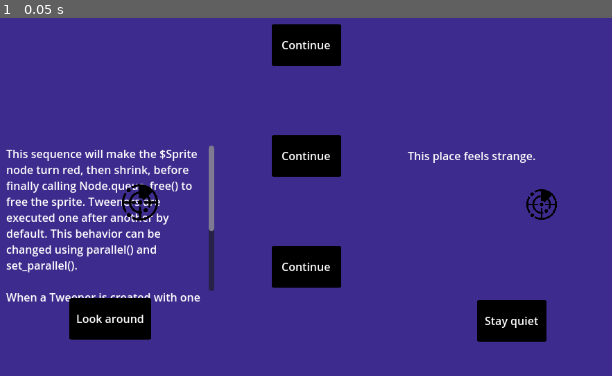
Above: before the commit, frame 1.
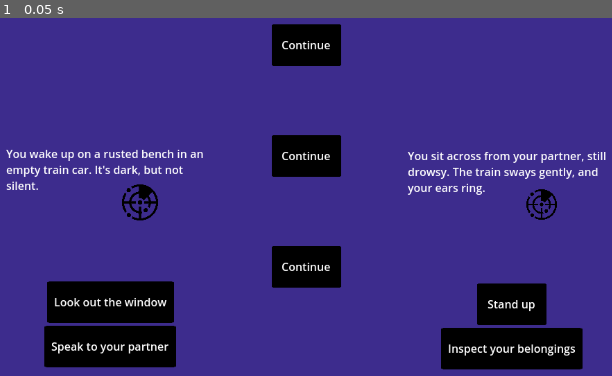
Above: after the commit, the same moment.

Repository: abhikhasnain1/QRF-Project
Game: Godot game, scene res://Scenes/Main.tscn
Two runs of this game, one before a commit and one after it. Both use one fixed random seed, a clock stepped at 60 frames per second and the inputs below. The project has no main scene, so this scene is started directly.
Inputs:
- Up to frame 1 (0.05 s): no input

The runs differ from the first frame. In frame 1, 11% of the frame differs, in the area x 0-100%, y 35-99%.

Commit message:
Milestone: First working prototype.

Diff:
--- a/Dialogue/sample_narrative.json
+++ b/Dialogue/sample_narrative.json
@@ -1,26 +1,112 @@
 {
   "start": {
-	"text_p1": "This sequence will make the $Sprite node turn red, then shrink, before finally calling Node.queue_free() to free the sprite. Tweeners are executed one after another by default. This behavior can be changed using parallel() and set_parallel().
-
-When a Tweener is created with one of the tween_* methods, a chained method call can be used to tweak the properties of this Tweener. For example, if you want to set a different transition type in the above example, you can use set_trans():",
-	"text_p2": "This place feels strange.",
+	"text_p1": "You wake up on a rusted bench in an empty train car. It's dark, but not silent.",
+	"text_p2": "You sit across from your partner, still drowsy. The train sways gently, and your ears ring.",
 	"choices_p1": [
-	  { "text": "Look around", "next": "look" }
+	  { "text": "Look out the window", "next": "look_window" },
+	  { "text": "Speak to your partner", "next": "speak_partner" }
 	],
 	"choices_p2": [
-	  { "text": "Stay quiet", "next": "quiet" }
-	],
-	"sync_point": false,
-	"triggers": ["reveal_map"]
+	  { "text": "Stand up", "next": "stand_up" },
+	  { "text": "Inspect your belongings", "next": "check_bag" }
+	]
   },
-  "look": {
-	"text_p1": "You see shadows in the distance.",
-	"text_p2": "You tense up slightly.",
-	"sync_point": false
+
+  "look_window": {
+	"text_p1": "You press your face to the fogged glass. Tunnels race by — graffiti flashes in the dark.",
+	"text_p2": "Your partner leans forward, peering outside.",
+	"choices_p1": [
+	  { "text": "Try to open the window", "next": "open_window" },
+	  { "text": "Sit back quietly", "next": "sit_back" }
+	]
+	, "sync_point": true
   },
-  "quiet": {
-	"text_p1": "You remain silent.",
-	"text_p2": "The silence grows heavier.",
-	"sync_point": false
+
+  "speak_partner": {
+	"text_p1": "\"Do you remember how we got here?\" you ask.",
+	"text_p2": "Your partner blinks. \"Not really. You okay?\"",
+	"choices_p1": [
+	  { "text": "Lie", "next": "lie_response" },
+	  { "text": "Tell the truth", "next": "truth_response" }
+	]
+  },
+
+  "stand_up": {
+	"text_p2": "You stand and nearly lose your balance. The floor is vibrating.",
+	"text_p1": "You hear your partner stumble and steady themselves.",
+	"choices_p2": [
+	  { "text": "Move toward the door", "next": "approach_door" },
+	  { "text": "Sit back down", "next": "sit_down" }
+	]
+  },
+
+  "check_bag": {
+	"text_p2": "You unzip your backpack. Inside: a half-used notebook, a train ticket, and a brass key.",
+	"choices_p2": [
+	  { "text": "Read the notebook", "next": "read_notebook" },
+	  { "text": "Inspect the key", "next": "inspect_key" }
+	]
+  },
+
+  "open_window": {
+	"text_p1": "The latch is stuck. You grunt quietly as you try to force it.",
+	"choices_p1": [
+	  { "text": "Keep trying", "next": "window_snaps" },
+	  { "text": "Give up", "next": "sit_back" }
+	]
+  },
+
+  "sit_back": {
+	"text_p1": "You rest your head back against the seat. It still smells faintly of smoke.",
+	"choices_p1": [
+	  { "text": "Close your eyes", "next": "fade_to_black" },
+	  { "text": "Watch your partner", "next": "watch_partner" }
+	]
+  },
+
+  "lie_response": {
+	"text_p1": "\"Yeah. I’m fine.\" You force a smile.",
+	"choices_p1": [
+	  { "text": "Change the subject", "next": "change_subject" }
+	]
+  },
+
+  "truth_response": {
+	"text_p1": "\"I remember the alley. The red door. That’s it.\"",
+	"choices_p1": [
+	  { "text": "Ask if they remember", "next": "ask_partner" }
+	]
+  },
+
+  "approach_door": {
+	"text_p2": "The door at the end of the car is locked. But it rattles.",
+	"choices_p2": [
+	  { "text": "Knock", "next": "knock_door" },
+	  { "text": "Return to seat", "next": "sit_down" }
+	]
+  },
+
+  "sit_down": {
+	"text_p2": "You exhale and return to your seat, eyeing your partner closely.",
+	"choices_p2": [
+	  { "text": "Say something", "next": "say_something" }
+	]
+  },
+
+  "read_notebook": {
+	"text_p2": "Pages are torn and smudged, but one phrase repeats: *Don't trust the conductor.*",
+	"choices_p2": [
+	  { "text": "Show partner", "next": "share_warning" },
+	  { "text": "Hide notebook", "next": "keep_secret" }
+	]
+  },
+
+  "inspect_key": {
+	"text_p2": "The key is heavy and cold. Stamped on it: `BAY 3 - S`.",
+	"choices_p2": [
+	  { "text": "Keep it in hand", "next": "hold_key" },
+	  { "text": "Pocket it", "next": "pocket_key" }
+	]
   }
+
 }
--- a/Scenes/player_ui_panel.tscn
+++ b/Scenes/player_ui_panel.tscn
@@ -71,7 +71,12 @@
 layout_mode = 2
 theme_override_constants/margin_right = 150
 
-[node name="ContinueButton" parent="VBoxContainer/MarginContainer" instance=ExtResource("2_3tquo")]
+[node name="ContinueButton" type="Button" parent="VBoxContainer/MarginContainer"]
+layout_mode = 2
+text = "Continue"
+
+[node name="NotContinueButton" parent="VBoxContainer/MarginContainer" instance=ExtResource("2_3tquo")]
+visible = false
 layout_mode = 2
 size_flags_horizontal = 1
 size_flags_vertical = 3
--- a/Scripts/Cursor2D.gd
+++ b/Scripts/Cursor2D.gd
@@ -14,7 +14,7 @@
 	global_position = region_rect.position + region_rect.size * 0.5
 
 func _process(delta):
-	var group_members = get_tree().get_nodes_in_group("ui_interactable")
+	var _group_members = get_tree().get_nodes_in_group("ui_interactable")
 	#print("Found interactables:", group_members.size())
 	_move_cursor(delta)
 	_handle_scroll()
@@ -58,7 +58,7 @@
 		if node is Control and node.get_global_rect().has_point(global_position):
 			#print("Checking:", node.name, node.get_global_rect(), "vs cursor:", global_position)
 			return node
-			print(node)
+			#print(node)
 	return null
 
 
--- a/Scripts/DialogueSystem.gd
+++ b/Scripts/DialogueSystem.gd
@@ -3,8 +3,12 @@
 class_name DialogueSystem
 
 var dialogue_data: Dictionary = {}
-var current_node_id: String = ""
+#var current_node_id: String = ""
 var _next_node_id: String = ""
+var current_node_ids := {
+	0: "start",  # player 1
+	1: "start"   # player 2
+}
 var waiting_for_sync: bool = false
 var confirmed_players: Dictionary = {}
 signal node_loaded(node_id)
@@ -20,8 +24,9 @@
 
 func _ready():
 	load_dialogue("res://Dialogue/sample_narrative.json")
-	call_deferred("load_node", "start")
-
+	#call_deferred("load_node", "start")
+	call_deferred("load_node", "start", 0)
+	call_deferred("load_node", "start", 1)
 	# Connect player UI signals
 	player_ui_1.continue_requested.connect(_on_continue_requested.bind(0))
 	player_ui_2.continue_requested.connect(_on_continue_requested.bind(1))
@@ -33,36 +38,47 @@
 		confirmed_players[player_id] = true
 		if confirmed_players.size() == 2:
 			waiting_for_sync = false
-			load_node(_next_node_id)
+			load_node(_next_node_id, player_id)
 	else:
-		load_node(_next_node_id)
+		load_node(_next_node_id, player_id)
 
 func _on_choice_selected(next_node_id: String, player_id: int):
-	print("📥 DialogueSystem received choice:", next_node_id)
-	load_node(next_node_id)
+	load_node(next_node_id, player_id)
+	print("📥 Player", player_id, "chose", next_node_id)
 
 func load_dialogue(json_path: String):
 	var file = FileAccess.open(json_path, FileAccess.READ)
 	dialogue_data = JSON.parse_string(file.get_as_text())
 	file.close()
 
-func load_node(node_id: String):
-	if not dialogue_data.has(node_id):
-		push_error("Dialogue node not found: " + node_id)
-		return
+func load_node(node_id: String, player_id: int):
+	if player_id != -1:
+		current_node_ids[player_id] = node_id
 
-	current_node_id = node_id
-	var node = dialogue_data[node_id]
+	var node = dialogue_data.get(node_id, {})
 
+
+	# Apply content per player
+	if player_id == 0 or player_id == -1:
+		player_ui_1.set_current_text(node.get("text_p1", ""))
+		player_ui_1.show_choices(node.get("choices_p1", []))
+		player_ui_1.set_waiting_for_sync(node.get("sync_point", false))
+
+	if player_id == 1 or player_id == -1:
+		player_ui_2.set_current_text(node.get("text_p2", ""))
+		player_ui_2.show_choices(node.get("choices_p2", []))
+		player_ui_2.set_waiting_for_sync(node.get("sync_point", false))
+
+	# Store fallback "next" if applicable
 	_next_node_id = node.get("next", "")
 
-	# Text lines
-	player_ui_1.set_current_text(node.get("text_p1", ""))
-	player_ui_2.set_current_text(node.get("text_p2", ""))
-
-	# Choices
-	player_ui_1.show_choices(node.get("choices_p1", []))
-	player_ui_2.show_choices(node.get("choices_p2", []))
+	## Text lines
+	#player_ui_1.set_current_text(node.get("text_p1", ""))
+	#player_ui_2.set_current_text(node.get("text_p2", ""))
+#
+	## Choices
+	#player_ui_1.show_choices(node.get("choices_p1", []))
+	#player_ui_2.show_choices(node.get("choices_p2", []))
 
 	var sync = node.get("sync_point", false)
 	waiting_for_sync = sync
--- a/Scripts/PlayerUIPanel.gd
+++ b/Scripts/PlayerUIPanel.gd
@@ -16,7 +16,7 @@
 
 func _ready():
 
-	continue_button.chosen.connect(_on_continue_pressed)
+	continue_button.pressed.connect(_on_continue_pressed)
 	waiting_label.visible = false
 
 func set_current_text(new_text: String) -> void:
